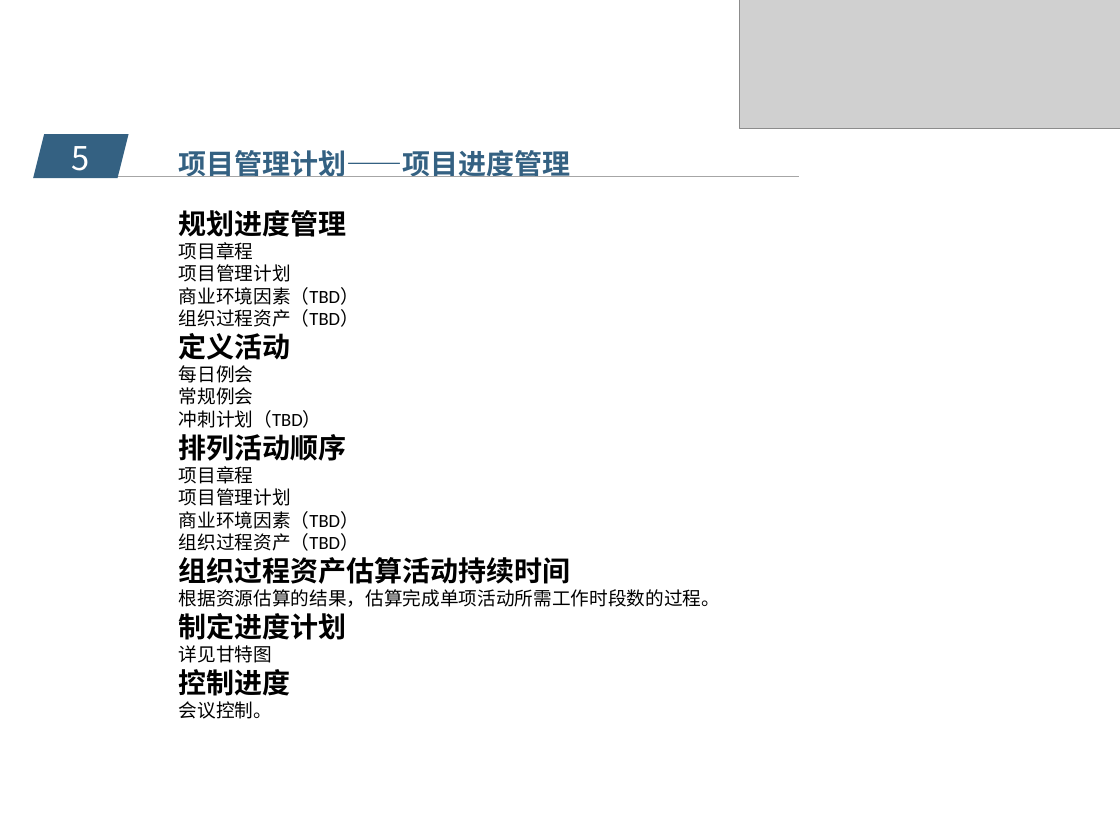
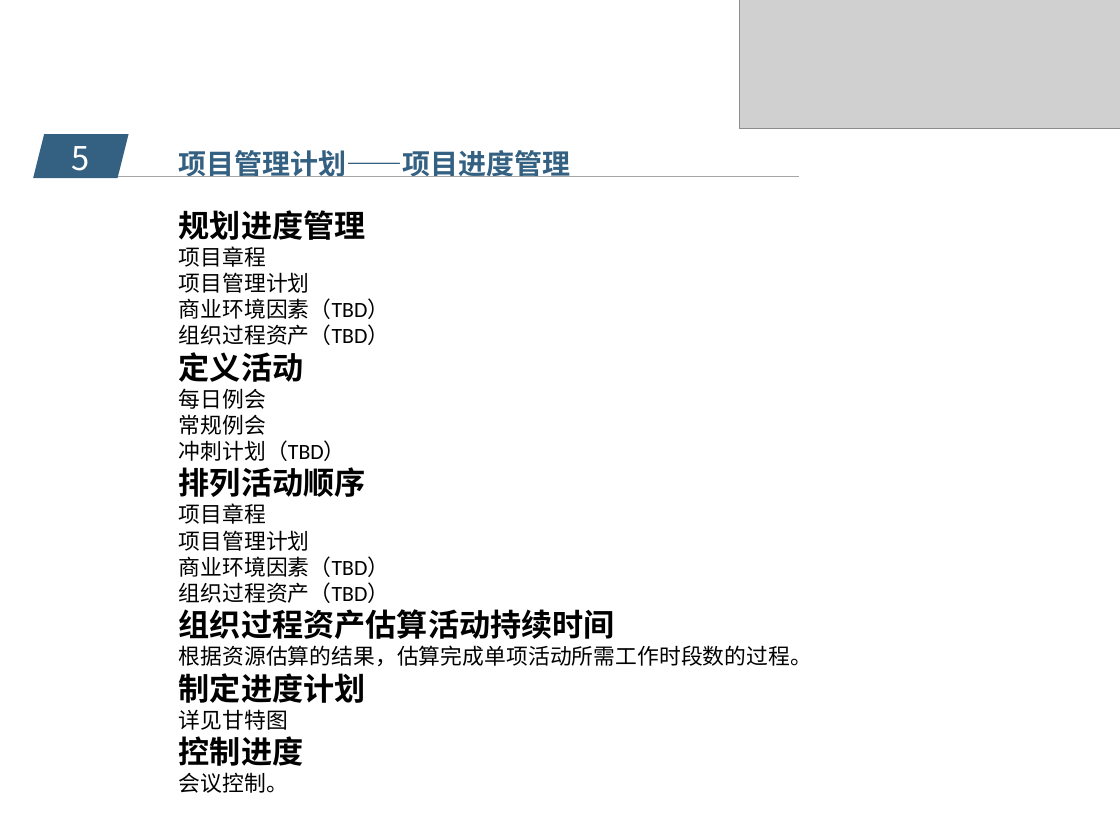
Before and after one commit to popopoi/PRD2018-G07, a slide deck: slide 14 of 受控文档/项目计划/PRD2018-G07- 需求工程项目计划PPT.pptx (slide 13 before the commit). Drawn at 1120x840 pixels with LibreOffice and Linux fonts; fonts in the diff are those of the drawing; grey boxes stand for pictures; background and template pictures are left out. Boxes give left, top, right and bottom in pixels: in the first picture for what was removed or moved away, otherwise in the second. Text is boxed around its words. In the diff, an @@ line names an element or a change of style, - is before the commit and + after.

Commit message:
修改《PRD2018-G07-需求工程项目计划PPT》（添加了引用，修改了WBS） 修改《PRD2018-G07-需求工程项目计划》（修改了WBS，修改了干系人） 修改《PRD2018-G07-可行性分析报告》（修改了干系人）

```diff
--- a/受控文档/项目计划/PRD2018-G07- 需求工程项目计划PPT.pptx
+++ b/受控文档/项目计划/PRD2018-G07- 需求工程项目计划PPT.pptx
@@ text "规划进度管理" at (x1=179, y1=210, x2=812, y2=793): size 18 to 20 pt in "规划进度管理", "定义活动", "排列活动顺序", "组织过程资产估算活动持续时间" and 2 more places; size 12 to 14 pt in "项目章程", "项目管理计划", "商业环境因素（TBD）", "组织过程资产（TBD）" and 10 more places; font Calibri to Noto Sans CJK SC in "排列活动顺序" @@
```
Also in this commit, not shown: 13 other slides changed, 2 slides added, 1 slide removed, 2 other files.
